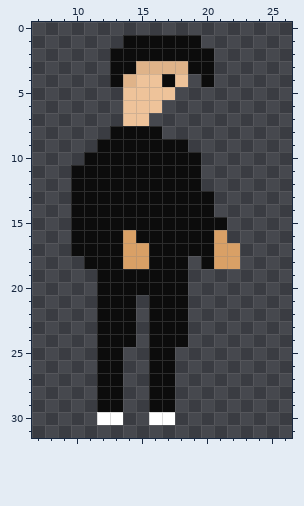
Pixel-art sprite -- Assets/Graphics/Test/Guy2.png. Above, as it was before the edit.
The file is 32x32 pixels. Colours within 5 levels of each other are drawn and written as one. Shown: x 7..26, y 0..31.
Once edited:
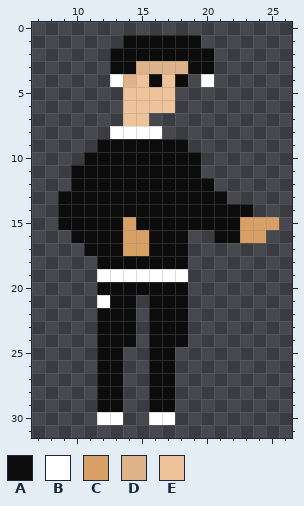
Palette (. is transparent): A #0c0c0c  B #ffffff  C #d9a066  D #dfb389  E #eec39a
Change:
Changed rows in their new state; - is an unchanged pixel.
first column x 13:
 4 B--AEA-B
 6 ----E---
 8 BBBB----
first column x 9:
12 -----------A-----
13 A-----------A----
14 A-----------AAA--
15 A----C-------ACCC
16 ------C---..AACC-
17 -.--------....---
18 --.--AA----...---
19 ---BBBBBBB-------
21 ---B-------------
Boxes around the changes in both pictures, in picture pixels (x1, y1, x2, y2):
changed: (110, 74, 214, 139)
changed: (58, 178, 279, 308)
